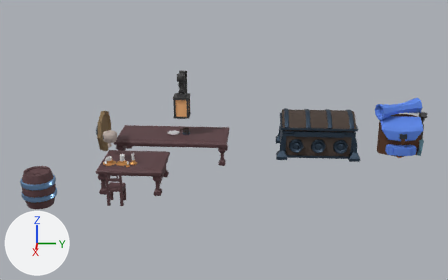
An edit to the Blender file Crawler/Assets/Meshes/goldcoin.blend, drawn before and after from the same camera.
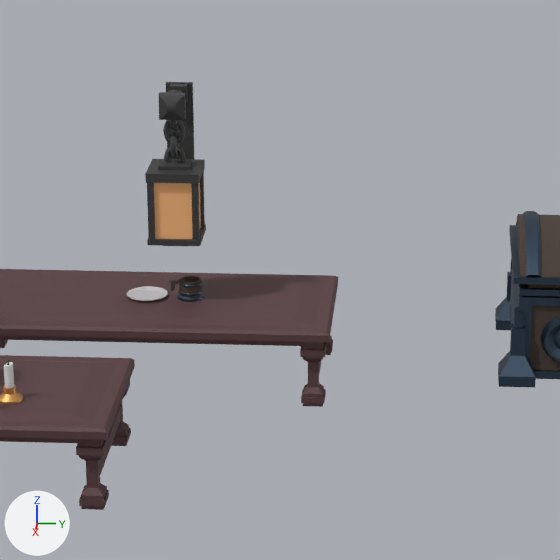
Each version is shown whole from a camera (50 mm lens) standing at (20.41, -4.9, 8.22) and looking at (1.78, -6.02, 1.18), then close up on the part from 29% to 66% of the width and 17% to 75% of the height. The axes (+X, +Y, +Z) are drawn at lower left. The lights are the same throughout.

In view in the first close-up: 'Cube.002', 'Cube.003', 'smalltable', 'table'.
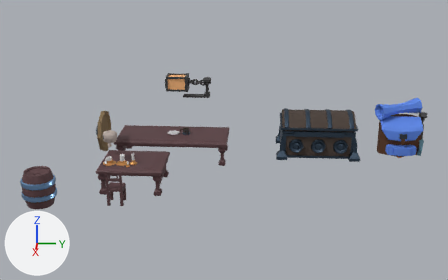
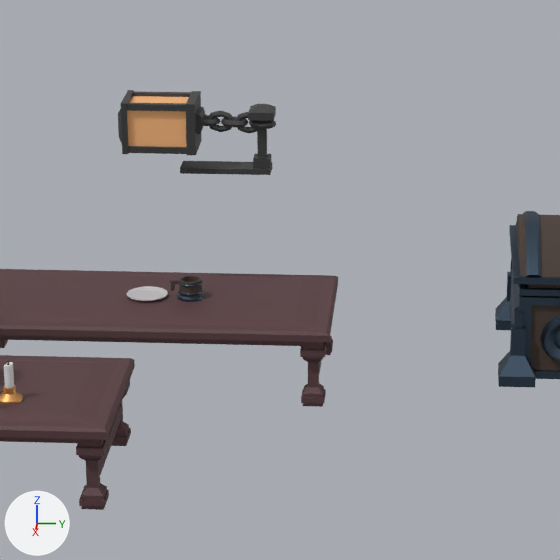
Where the newer file only moved an object's origin or applied its transform, the numbers keep the older frame.

Where the change shows, as pixel boxes (x1, y1, x2, y2) in the close-ups (560 x 560 px; the box of a moved part takes in the faces that stretch with it):
'Cube.003', reshaped (156% wider, 48% shorter)
    before: (145, 82, 206, 246)
    after: (118, 90, 276, 175)
part 1 of me_cube_060, moved or reshaped
    before: (168, 89, 181, 93)
    after: (249, 120, 276, 129)
part 2 of me_cube_060, moved or reshaped
    before: (170, 120, 178, 131)
    after: (236, 112, 257, 133)
part 3 of me_cube_060, moved or reshaped
    before: (163, 120, 186, 144)
    after: (221, 117, 248, 127)
part 4 of me_cube_060, moved or reshaped
    before: (170, 131, 179, 158)
    after: (208, 110, 234, 132)
part 5 of me_cube_060, moved or reshaped
    before: (164, 146, 186, 163)
    after: (203, 115, 220, 126)
part 6 of me_cube_060, added
    after: (133, 91, 191, 97)
part 7 of me_cube_060, added (black)
    after: (126, 103, 186, 111)
part 8 of me_cube_060, added (black)
    after: (128, 146, 187, 154)
part 9 of me_cube_060, added (orange)
    after: (127, 96, 189, 147)
part 10 of me_cube_060, added (black)
    after: (186, 91, 202, 155)
part 11 of me_cube_060, added (black)
    after: (180, 161, 272, 175)
part 12 of me_cube_060, moved or reshaped
    before: (159, 84, 188, 120)
    after: (248, 104, 276, 168)
part 13 of me_cube_060, added (black)
    after: (118, 90, 134, 154)
part 14 of me_cube_060, deleted
    before: (145, 82, 206, 246)
part 15 of me_cube_060, added
    after: (196, 107, 206, 134)

The change, as a list of edits to the scene's bpy script:
```text
Change me_cube_060:
    used by ob_cube_003; location = (-0.16, -7.54, 2.03); scale = (0.0989, 0.153, 0.0663)
    remove me_cube_060.from_pydata(...)  # 596 vertices, 576 faces; spans x 0.0..7.6, y -1.7..1.7, z -9.3..14.6
    add me_cube_060.from_pydata(...)  # 596 vertices, 576 faces; spans x -2.6..2.6, y -4.0..6.3, z 0.0..11.4
    me_cube_060 part 1: the loose piece of 96 vertices spanning x 4.7..5.4, y -0.7..0.8, z 10.4..14.6 is multiplied about the mesh origin by the matrix ((0.0, 1.55, 0.0), (0.0, 0.0, 0.432), (1.493, 0.0, 0.0))
    me_cube_060 part 2: the loose piece of 96 vertices spanning x 4.0..6.2, y -0.2..0.2, z 8.3..12.5 is multiplied about the mesh origin by the matrix ((0.0, 1.55, 0.0), (0.0, 0.0, 0.432), (1.493, 0.0, 0.0))
    me_cube_060 part 3: the loose piece of 96 vertices spanning x 4.8..5.5, y -0.7..0.8, z 6.2..10.3 is multiplied about the mesh origin by the matrix ((0.0, 1.55, 0.0), (0.0, 0.0, 0.432), (1.493, 0.0, 0.0))
    me_cube_060 part 4: the loose piece of 96 vertices spanning x 4.1..6.3, y -0.2..0.2, z 4.0..8.2 is multiplied about the mesh origin by the matrix ((0.0, 1.55, 0.0), (0.0, 0.0, 0.432), (1.493, 0.0, 0.0))
    me_cube_060 part 5: the loose piece of 96 vertices spanning x 4.9..5.6, y -0.7..0.8, z 1.9..6.1 is multiplied about the mesh origin by the matrix ((0.0, 1.55, 0.0), (0.0, 0.0, 0.432), (1.493, 0.0, 0.0))
    me_cube_060 part 6: a new loose piece, a box spanning x -2.54..-1.9, y -3.54..0.72, z 10.24..11.2, in mat_metallicspade (black #3d3d3d)
    me_cube_060 part 7: a new loose piece, a box spanning x 1.9..2.54, y -3.54..0.72, z 10.24..11.2, in mat_metallicspade (black #3d3d3d)
    me_cube_060 part 8: a new loose piece, a box spanning x 1.9..2.54, y -3.54..0.72, z 3.61..4.57, in mat_metallicspade (black #3d3d3d)
    me_cube_060 part 9: a new loose piece, a box spanning x -2.2..2.2, y -3.4..0.6, z 4.1..10.7, in mat_lanternlight (orange #ffbc7f)
    me_cube_060 part 10: a new loose piece, a box spanning x -2.65..2.65, y 0.58..1.16, z 3.45..11.35, in mat_metallicspade (black #3d3d3d)
    me_cube_060 part 11: a new loose piece, a box spanning x -1.35..1.35, y 0.0..5.95, z 0.0..0.83, in mat_metallicspade (black #3d3d3d)
    me_cube_060 part 12: the loose piece of 32 vertices spanning x 0.2..7.0, y -0.8..0.8, z 10.5..14.3 is multiplied about the mesh origin by the matrix ((0.0, 1.55, 0.0), (0.0, 0.0, 0.432), (1.493, 0.0, 0.0))
    me_cube_060 part 13: a new loose piece of 16 vertices spanning x -2.6..2.6, y -4.0..-3.3, z 3.5..11.4, in mat_metallicspade (black #3d3d3d)
    me_cube_060 part 14: 9 loose pieces with 84 vertices, spanning x 0.0..7.6, y -1.7..1.7, z -9.3..13.8, are deleted
    me_cube_060 part 15
    6 vertices are added at (-1.5, 0.7, 6.3), (-1.5, 1.4, 6.3), (-1.5, 0.7, 9.3), (-1.5, 1.4, 9.3), (-1.5, 0.7, 7.8), (-1.5, 1.6, 7.8)
    6 new vertices lie (3.0, 0.0, 0.0) away from vertices in x -1.5, y 0.7..1.6, z 6.3..9.3
    10 new faces join them, mat_metallicspade (black #3d3d3d)
```
